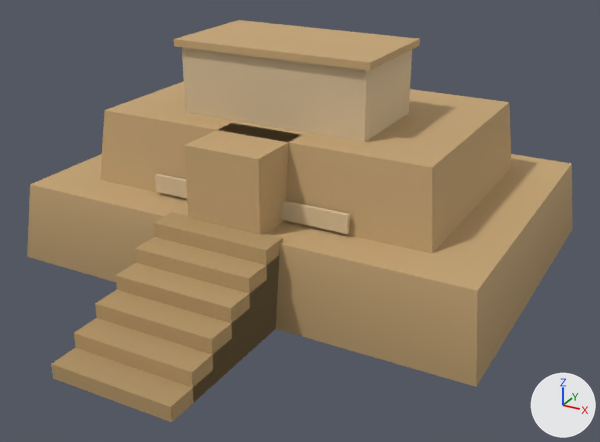
Renders of the glTF model src/assets/architecture/moche/moche_platform_lod0.glb from each side of a commit.
Camera for both pictures: a camera (50 mm lens) standing at (11.14, -20.87, 11.1) and looking at (0.96, -2.37, 1.85). The axes (+X, +Y, +Z) are drawn at lower right. The lights are the same throughout. The older version comes first. Where no turn or scale is listed for an object, it has been applied to the vertices. Vertices at exactly the same position are counted once.

The older version as bpy lines, for what is in view:
```python
me_geo_arch_moche_platform_lod0 = bpy.data.meshes.new('GEO-Arch_moche_platform_LOD0')
me_geo_arch_moche_platform_lod0.from_pydata(...)  # 94 vertices, 130 faces; spans x -7.0..7.0, y -7.2..7.2, z -3.25..3.25
# faces by material slot: [50, 20, 60]
me_geo_arch_moche_platform_lod0.materials.append(mat_mat_arch_mocheadobe)
me_geo_arch_moche_platform_lod0.materials.append(mat_mat_arch_mocheplaster)
me_geo_arch_moche_platform_lod0.materials.append(mat_mat_arch_mocheearth)
ob_geo_arch_moche_platform_lod0 = bpy.data.objects.new('GEO-Arch_moche_platform_LOD0', me_geo_arch_moche_platform_lod0)
ob_geo_arch_moche_platform_lod0.location = (0.0, -2.2, 3.25)
```
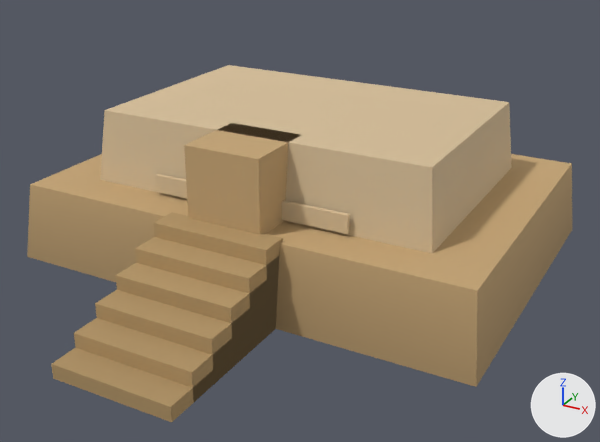
Where the newer file only moved an object's origin or applied its transform, the numbers keep the older frame.

Diff of the bpy script that builds the scene:
```diff
--- a/src/assets/architecture/moche/moche_platform_lod0.glb.py
+++ b/src/assets/architecture/moche/moche_platform_lod0.glb.py
@@ me_geo_arch_moche_platform_lod0 @@
 # used by ob_geo_arch_moche_platform_lod0; location = (0.0, -2.2, 3.25)
-me_geo_arch_moche_platform_lod0.from_pydata(...)  # 94 vertices, 130 faces; spans x -7.0..7.0, y -7.2..7.2, z -3.25..3.25
+me_geo_arch_moche_platform_lod0.from_pydata(...)  # 70 vertices, 100 faces; spans x -7.0..7.0, y -7.2..7.2, z -3.25..1.15
+# me_geo_arch_moche_platform_lod0 part 1: the loose piece of 8 vertices spanning x -2.95..2.95, y -0.25..3.05, z 3.05..3.25 is deleted
+# me_geo_arch_moche_platform_lod0 part 2: the loose piece of 8 vertices spanning x -2.8..2.8, y -0.1..2.9, z 1.15..3.05 is deleted
+# me_geo_arch_moche_platform_lod0 part 3: 10 faces spanning x -5.2..5.2, y -1.25..5.65, z -0.95..1.15 switch from mat_mat_arch_mocheadobe to mat_mat_arch_mocheplaster
+# other edits to the shape of me_geo_arch_moche_platform_lod0 do not show in these pictures
 me_geo_arch_moche_platform_lod0.materials.append(mat_mat_arch_mocheearth)
```

Where the change shows, as pixel boxes [x1, y1, x2, y2] in the pictures (600 x 442 px):
'GEO-Arch_moche_platform_LOD0', reshaped (11% shorter): before [27, 20, 572, 422]; after [27, 65, 572, 422]
part 1 of me_geo_arch_moche_platform_lod0, deleted (brown): before [174, 20, 420, 71]
part 2 of me_geo_arch_moche_platform_lod0, deleted (beige): before [182, 47, 412, 142]
part 3 of me_geo_arch_moche_platform_lod0, recoloured: before [100, 81, 512, 253]; after [100, 65, 512, 253]
